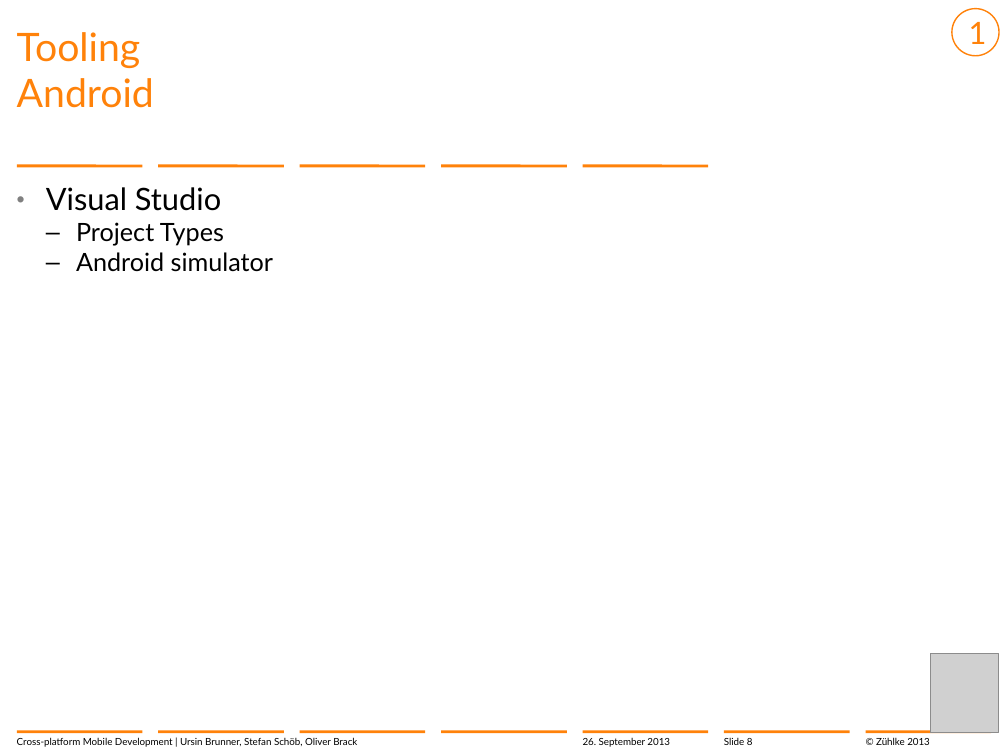
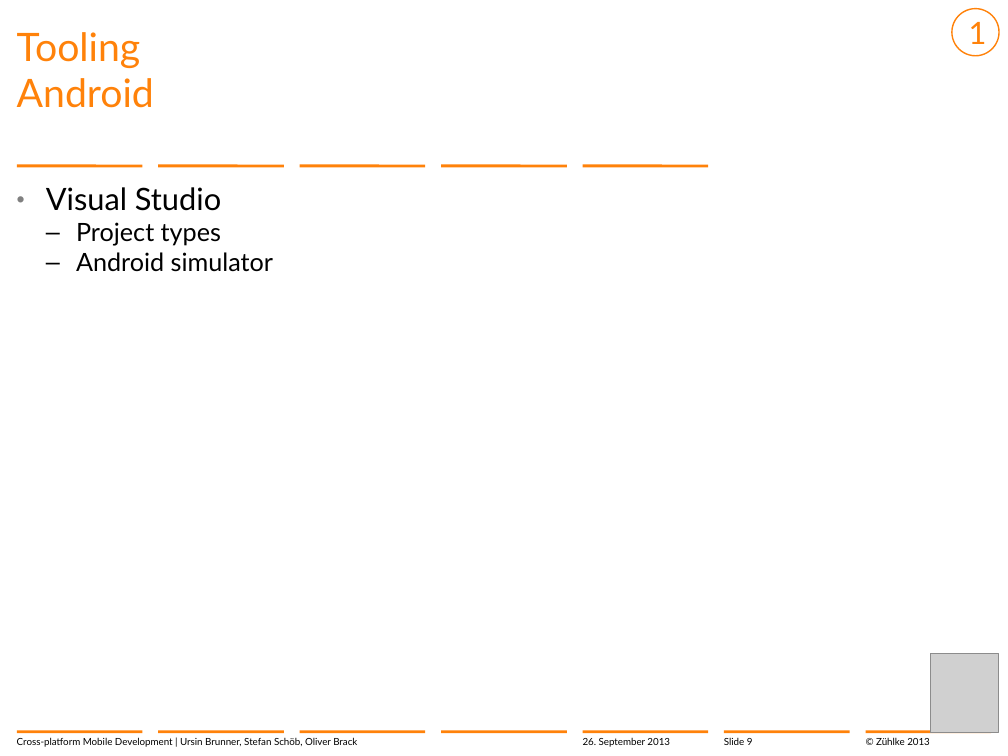
Before and after one commit to brunnurs/zxm, a slide deck: slide 9 of docs/13-09-26 Cross-platform mobile development with C#.pptx (slide 8 before the commit). Drawn at 1008x756 pixels with LibreOffice and Linux fonts; fonts in the diff are those of the drawing; grey boxes stand for pictures; background and template pictures are left out. Boxes give left, top, right and bottom in pixels: in the first picture for what was removed or moved away, otherwise in the second. Text is boxed around its words. In the diff, an @@ line names an element or a change of style, - is before the commit and + after.

```diff
--- a/docs/13-09-26 Cross-platform mobile development with C#.pptx
+++ b/docs/13-09-26 Cross-platform mobile development with C#.pptx
@@ text at bbox=[76, 222, 221, 246]: text changed @@
-    – Project Types
+    – Project types
```
Also in this commit, not shown: 12 other slides changed, 1 slide added.
